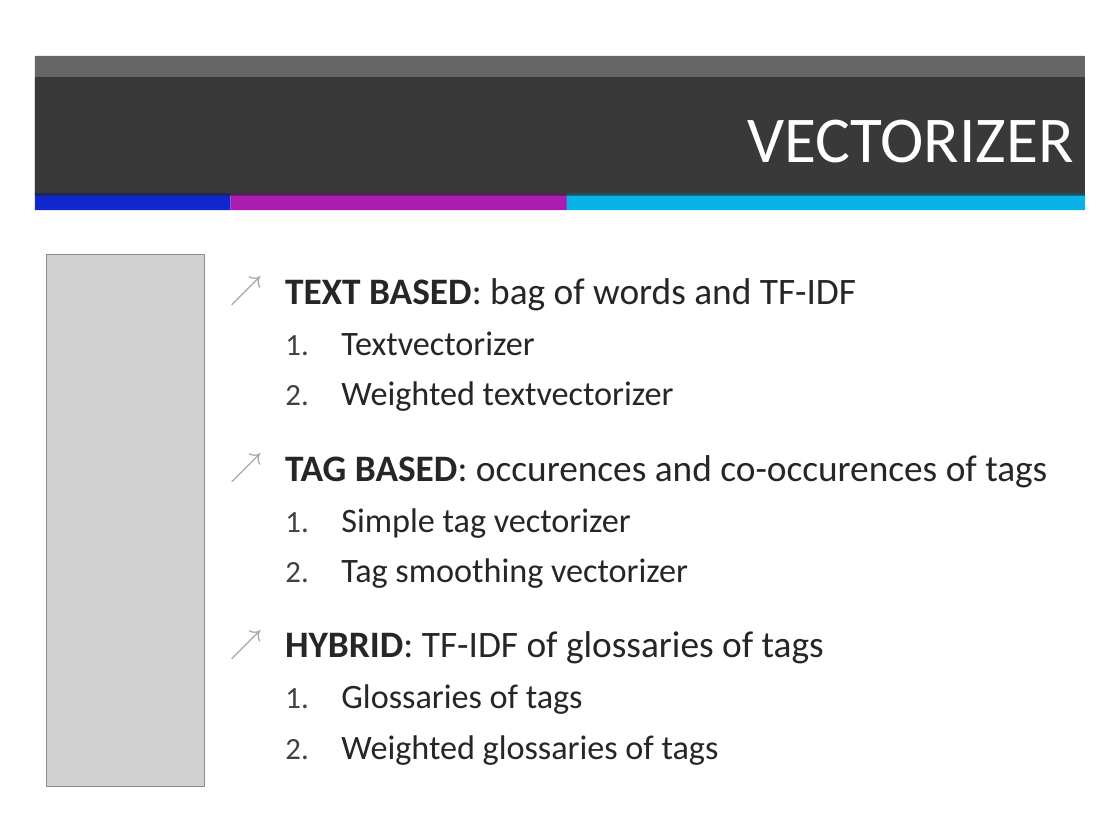
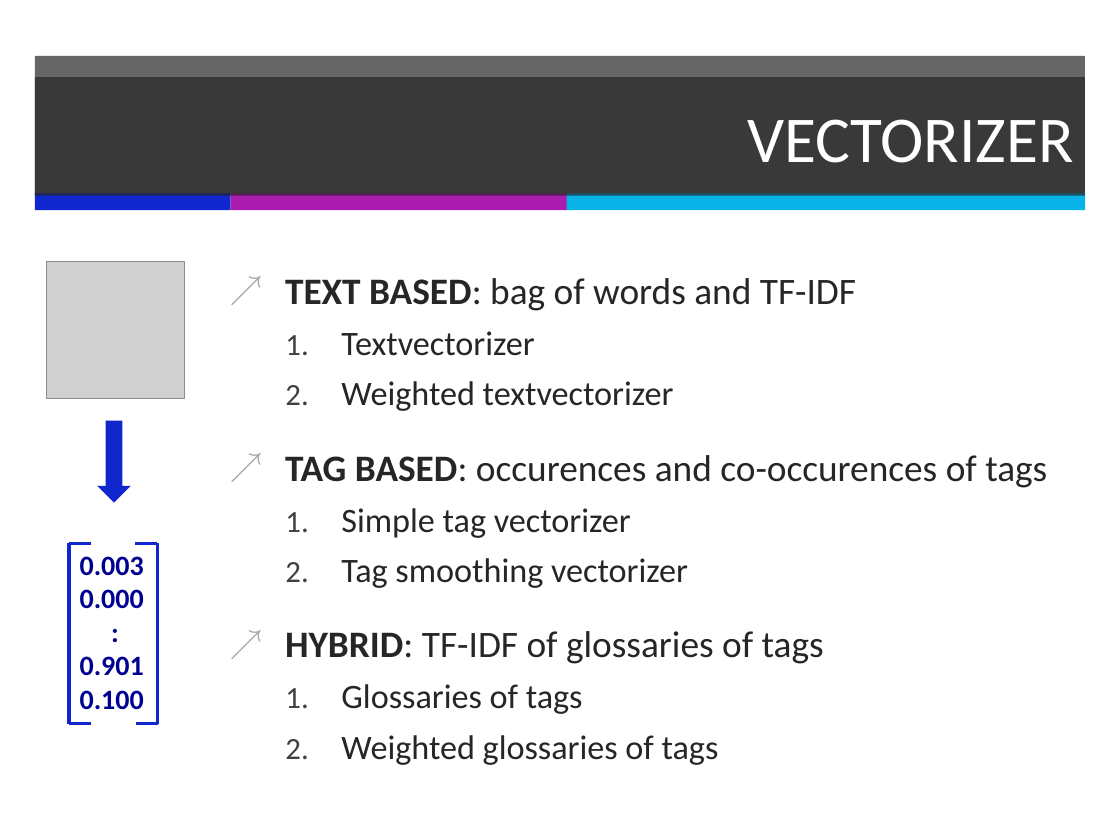
Before and after one commit to PerceptumNL/TweedejaarsProject, a slide deck: slide 7 of doc/finalpresentation.pptx. Drawn at 1120x840 pixels with LibreOffice and Linux fonts; fonts in the diff are those of the drawing; grey boxes stand for pictures. Boxes give left, top, right and bottom in pixels: in the first picture for what was removed or moved away, otherwise in the second. Text is boxed around its words. In the diff, an @@ line names an element or a change of style, - is before the commit and + after.

```diff
--- a/doc/finalpresentation.pptx
+++ b/doc/finalpresentation.pptx
@@ picture removed at bbox=[47, 254, 205, 786] @@
@@ picture added at bbox=[47, 261, 185, 399] @@
@@ right arrow added at bbox=[97, 421, 130, 502], fill #1027CD @@
@@ line added from (91, 543) to (68, 543), #1027CD 2 pt @@
@@ line added from (69, 543) to (69, 725), #1027CD 2 pt @@
@@ text added at bbox=[80, 556, 144, 710], 18 pt, text #000090, bold @@
+0.003
+0.000
+:
+0.901
+0.100
@@ line added from (157, 543) to (136, 543), #1027CD 2 pt @@
@@ line added from (158, 543) to (158, 724), #1027CD 2 pt @@
@@ line added from (91, 724) to (69, 724), #1027CD 2 pt @@
@@ line added from (158, 724) to (136, 724), #1027CD 2 pt @@
```
Also in this commit, not shown: 6 other slides changed, 1 slide removed, 1 other file.
